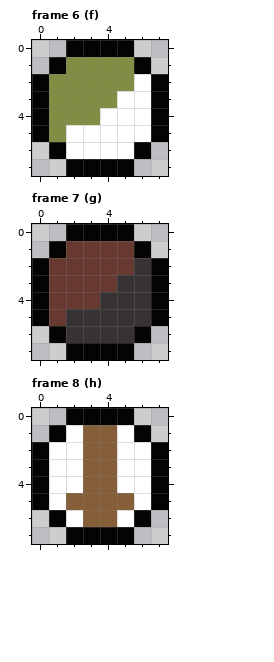
Pixel-art file, stored at art/bobber.aseprite. Above is the file before it was changed.
8x8 pixels, 8 frames. Shown: frame 6 (f), frame 7 (g), frame 8 (h). The commit also changed other frames, which this record leaves out.
New version:
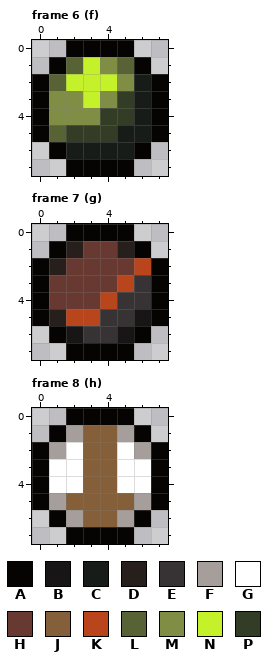
Palette (. is transparent): A #050403  B #171516  C #181c19  D #271f1b  E #373334  F #a69e9a  G #ffffff  H #673931  J #855f39  K #b9451d  L #586335  M #7f8e44  N #c4f129  P #333c24
Change:
Frame 6 (f):
Colour G gives way to colour C in rows 2 to 4 at x 6; in row 5 at x 5 to 6; in row 6 at x 2 to 5.
Colour M gives way to colour L in row 1 at x 2 and 5; in row 2 at x 1; in row 5 at x 1.
Colour M gives way to colour N in row 1 at x 3; in row 2 at x 2 to 4; in row 3 at x 3.
Colour G gives way to colour P in row 3 at x 5; in row 4 at x 4 to 5; in row 5 at x 2 to 4.
Frame 7 (g):
Colour E gives way to colour B in row 5 at x 6; in row 6 at x 2 and 5.
Colour H gives way to colour D in row 1 at x 2 and 5; in row 2 at x 1; in row 5 at x 1.
Colour E gives way to colour K in row 2 at x 6; in row 3 at x 5; in row 4 at x 4; in row 5 at x 2 to 3.
Frame 8 (h):
Colour G gives way to colour F in row 1 at x 2 and 5; in row 2 at x 1 and 6; in row 5 at x 1 and 6; in row 6 at x 2 and 5.
Pixel boxes of the changes (left, top, right, bottom) in both pictures:
changed: (49, 57, 151, 159)
changed: (49, 241, 151, 343)
changed: (49, 425, 151, 527)
